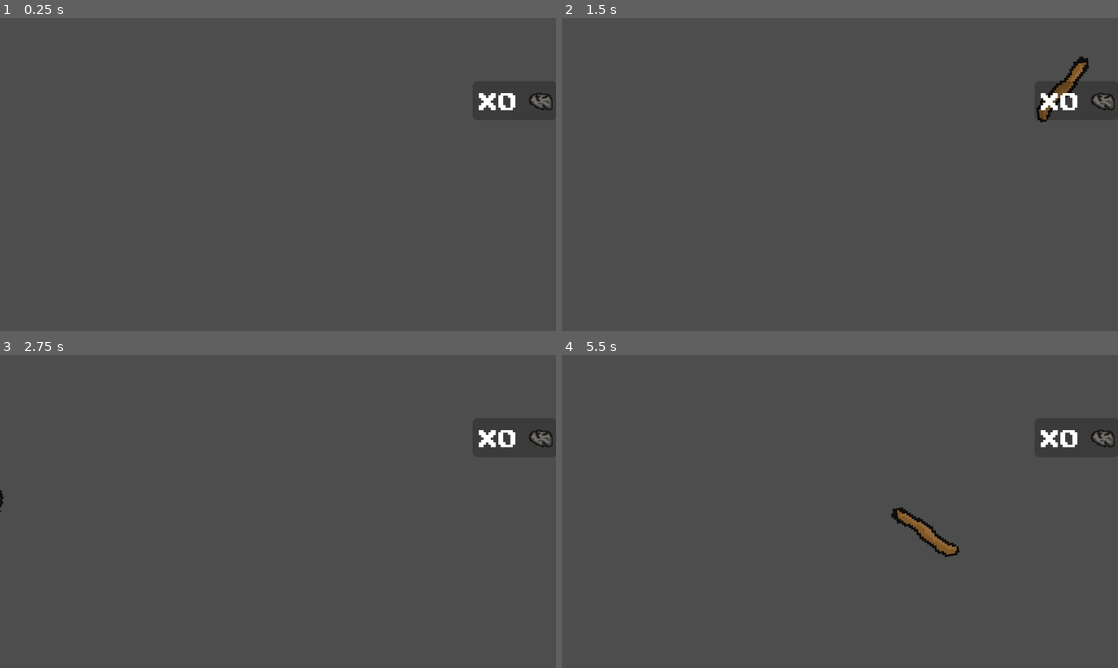
Above: before the commit, frames 1-4 (two rows, left to right).
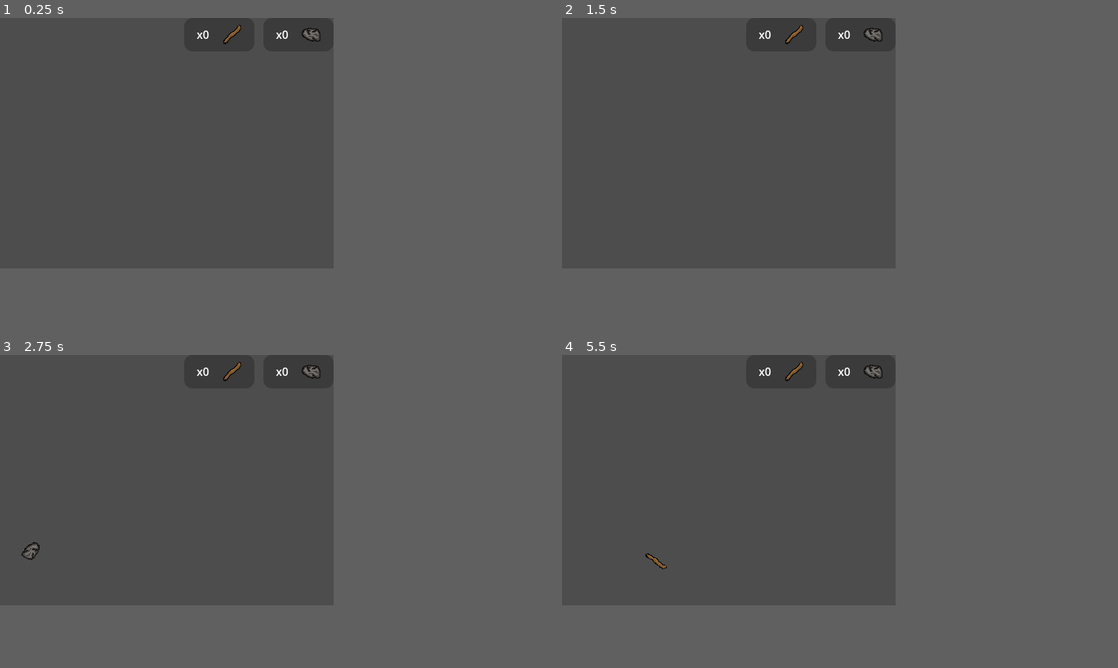
Above: after the commit, the same moments.

Repository: age-of-asparagus/click
Game: Godot game, scene res://sticks_and_stones.tscn
Same seed, same stepped clock (60 frames per second), same inputs: the game is played once before the commit and once after it.
Inputs (mouse positions are in pixels of both pictures, inside the frame that each line leads up to; where the layout moved, square brackets give the same spot in the first picture):
- Up to frame 1 (0.25 s): no input
- Up to frame 2 (1.5 s): tap Enter at 0.5 s; move the mouse to (962, 158) at 0.52 s; press the mouse at (962, 158) at 0.53 s; release the mouse at (962, 158) at 1.25 s; click (578, 124) [1062, 89] at 1.25 s
- Up to frame 3 (2.75 s): click (500, 426) at 2.02 s
- Up to frame 4 (5.5 s): click (612, 599) at 2.77 s; move the mouse to (728, 527) at 3.52 s; click (728, 527) at 3.6 s; tap Space at 4.25 s; move the mouse to (895, 442) at 4.27 s; press the mouse at (895, 442) at 4.28 s; tap Enter at 5 s; move the mouse to (812, 574) at 5.02 s; release the mouse at (812, 574) at 5.03 s; click (812, 574) at 5.1 s
In our replay, the window is 800x450 before the commit and 480x360 after it. These sizes can differ from the game's own. Grey fills any space a smaller window leaves; there, only what the larger window draws over its background counts as a difference.

The runs differ from the first frame. In frame 1, 0.5% of the frame differs, in the area x 35-100%, y 2-30%; in frame 2, 1.1%; in frame 3, 0.6%; in frame 4, 1.2%, in the area x 15-100%, y 2-69%.

Commit message:
updates

Diff:
--- a/Click.tscn
+++ b/Click.tscn
@@ -10,7 +10,6 @@
 load_path = "res://.godot/imported/Tree_1.png-7e653e0549934ad6f1b7f1743cc6c78e.ctex"
 
 [sub_resource type="CompressedTexture2D" id="CompressedTexture2D_m386o"]
-load_path = "res://.godot/imported/Tree_1 (2).png-fd6b04b7c30364f72054048af0eb352c.ctex"
 
 [node name="Click" type="Node2D"]
 y_sort_enabled = true
--- a/Sticks_and_Stones.gd
+++ b/Sticks_and_Stones.gd
@@ -14,7 +14,7 @@
 	if rng.randi_range(0,100) <= 30:
 		var stone = Stone.instantiate()
 		add_child(stone)
-		stone.global_position = Vector2(rng.randi_range(25,1127), rng.randi_range(50,598))
+		stone.global_position = Vector2(rng.randi_range(0,480), rng.randi_range(0,360))
 		stone.rotation = rng.randi_range(0,360)
 	$Stone_spawn_timer.wait_time = rng.randf_range(0.25,1.5)
 	$Stone_spawn_timer.start()
@@ -23,7 +23,7 @@
 	if rng.randi_range(0,100) <= 60:
 		var stick = Stick.instantiate()
 		add_child(stick)
-		stick.global_position = Vector2(rng.randi_range(25,1127), rng.randi_range(50,598))
+		stick.global_position = Vector2(rng.randi_range(0,480), rng.randi_range(0,360))
 		stick.rotation = rng.randi_range(0,360)
 	$Stick_spawn_timer.wait_time = rng.randf_range(0.2,1.25)
 	$Stick_spawn_timer.start()
--- a/project.godot
+++ b/project.godot
@@ -22,8 +22,8 @@
 
 [display]
 
-window/size/viewport_width=1280
-window/size/viewport_height=720
+window/size/viewport_width=480
+window/size/viewport_height=360
 window/stretch/mode="viewport"
 
 [input]
--- a/stick_button.tscn
+++ b/stick_button.tscn
@@ -1,19 +1,19 @@
 [gd_scene load_steps=3 format=3 uid="uid://cfdrhbf07b6b7"]
 
-[ext_resource type="Texture2D" uid="uid://b1v08pg3f4xxo" path="res://Assets/Stick_material.png" id="1_3omv2"]
 [ext_resource type="Script" path="res://stick_button.gd" id="1_3wxgu"]
+[ext_resource type="Texture2D" uid="uid://dqm7koag71jgr" path="res://Assets/Stick_material-1.png.png" id="2_k8vuv"]
 
 [node name="Stick_button" type="Button"]
 offset_right = 11.0
-offset_bottom = 37.0
+offset_bottom = 36.0
 flat = true
 script = ExtResource("1_3wxgu")
 
 [node name="Stick" type="Sprite2D" parent="."]
 texture_filter = 1
-position = Vector2(9.62317, 24.4345)
+position = Vector2(5, 18)
 rotation = -0.754653
-texture = ExtResource("1_3omv2")
+texture = ExtResource("2_k8vuv")
 
 [node name="Disappear timer" type="Timer" parent="."]
 wait_time = 1.5
--- a/sticks_and_stones.tscn
+++ b/sticks_and_stones.tscn
@@ -1,8 +1,8 @@
 [gd_scene load_steps=5 format=3 uid="uid://b8oo54sj4jvrt"]
 
 [ext_resource type="Script" path="res://Sticks_and_Stones.gd" id="1_osq1k"]
-[ext_resource type="Texture2D" uid="uid://cysj8y6ho8bsx" path="res://Assets/Stone_material.png" id="2_nofqp"]
-[ext_resource type="FontFile" uid="uid://bo7gknk7gxrm2" path="res://Fonts/PublicPixel-z84yD.ttf" id="3_o3mvw"]
+[ext_resource type="Texture2D" uid="uid://dqm7koag71jgr" path="res://Assets/Stick_material-1.png.png" id="3_4t7gx"]
+[ext_resource type="Texture2D" uid="uid://vd3un27assnc" path="res://Assets/Stone_material-1.png.png" id="3_jlpdk"]
 
 [sub_resource type="StyleBoxFlat" id="StyleBoxFlat_wueub"]
 bg_color = Color(1, 1, 1, 1)
@@ -14,7 +14,6 @@
 shadow_color = Color(0.607843, 0.607843, 0.607843, 0.6)
 
 [node name="Sticks_and_Stones" type="Node2D"]
-scale = Vector2(5, 5)
 script = ExtResource("1_osq1k")
 
 [node name="Stick_spawn_timer" type="Timer" parent="."]
@@ -26,33 +25,77 @@
 one_shot = true
 autostart = true
 
-[node name="CanvasLayer" type="CanvasLayer" parent="."]
+[node name="Stone_panel" type="Panel" parent="."]
+self_modulate = Color(0, 0, 0, 0.231373)
+offset_left = 379.0
+offset_right = 480.0
+offset_bottom = 48.0
+theme_override_styles/panel = SubResource("StyleBoxFlat_wueub")
+metadata/_edit_group_ = true
 
-[node name="Panel" type="Panel" parent="CanvasLayer"]
+[node name="TextureRect" type="TextureRect" parent="Stone_panel"]
+texture_filter = 1
+layout_mode = 1
+anchors_preset = 6
+anchor_left = 1.0
+anchor_top = 0.5
+anchor_right = 1.0
+anchor_bottom = 0.5
+offset_left = -64.0
+offset_top = -32.0
+offset_bottom = 32.0
+grow_horizontal = 0
+grow_vertical = 2
+texture = ExtResource("3_jlpdk")
+
+[node name="Label" type="Label" parent="Stone_panel"]
+layout_mode = 1
+anchors_preset = 4
+anchor_top = 0.5
+anchor_bottom = 0.5
+offset_top = -39.0
+offset_right = 55.0
+offset_bottom = 39.0
+grow_vertical = 2
+text = "x0"
+horizontal_alignment = 1
+vertical_alignment = 1
+
+[node name="Stick_panel" type="Panel" parent="."]
 self_modulate = Color(0, 0, 0, 0.231373)
-offset_left = 1088.0
-offset_top = 145.0
-offset_right = 1282.0
-offset_bottom = 235.0
+offset_left = 265.0
+offset_right = 366.0
+offset_bottom = 48.0
 theme_override_styles/panel = SubResource("StyleBoxFlat_wueub")
+metadata/_edit_group_ = true
 
-[node name="stone_label" type="Sprite2D" parent="CanvasLayer/Panel"]
-top_level = true
+[node name="TextureRect" type="TextureRect" parent="Stick_panel"]
 texture_filter = 1
-position = Vector2(1248, 208)
-scale = Vector2(2, 2)
-texture = ExtResource("2_nofqp")
+layout_mode = 1
+anchors_preset = 6
+anchor_left = 1.0
+anchor_top = 0.5
+anchor_right = 1.0
+anchor_bottom = 0.5
+offset_left = -64.0
+offset_top = -32.0
+offset_bottom = 32.0
+grow_horizontal = 0
+grow_vertical = 2
+texture = ExtResource("3_4t7gx")
 
-[node name="Label" type="Label" parent="CanvasLayer/Panel"]
-top_level = true
-layout_mode = 2
-offset_left = 1102.0
-offset_top = 167.0
-offset_right = 1192.0
-offset_bottom = 234.0
-theme_override_fonts/font = ExtResource("3_o3mvw")
-theme_override_font_sizes/font_size = 45
-text = "X0"
+[node name="Label" type="Label" parent="Stick_panel"]
+layout_mode = 1
+anchors_preset = 4
+anchor_top = 0.5
+anchor_bottom = 0.5
+offset_top = -39.0
+offset_right = 55.0
+offset_bottom = 39.0
+grow_vertical = 2
+text = "x0"
+horizontal_alignment = 1
+vertical_alignment = 1
 
 [connection signal="timeout" from="Stick_spawn_timer" to="." method="_on_stick_spawn_timer_timeout"]
 [connection signal="timeout" from="Stone_spawn_timer" to="." method="_on_stone_spawn_timer_timeout"]
--- a/stone_button.gd
+++ b/stone_button.gd
@@ -1,10 +1,11 @@
 extends Button
 
+var acceleration = 0
 
 func _on_disappear_timer_timeout():
 	queue_free()
 
 
 func _on_button_down():
-	Global.stones += 1
-	queue_free()
+	disabled = true
+	$AnimationPlayer.play("size")
--- a/stone_button.tscn
+++ b/stone_button.tscn
@@ -1,7 +1,43 @@
-[gd_scene load_steps=3 format=3 uid="uid://dg065rqv367lt"]
+[gd_scene load_steps=6 format=3 uid="uid://dg065rqv367lt"]
 
-[ext_resource type="Texture2D" uid="uid://cysj8y6ho8bsx" path="res://Assets/Stone_material.png" id="1_h8sma"]
 [ext_resource type="Script" path="res://stone_button.gd" id="1_qnnn0"]
+[ext_resource type="Texture2D" uid="uid://vd3un27assnc" path="res://Assets/Stone_material-1.png.png" id="2_iqjpu"]
+
+[sub_resource type="Animation" id="Animation_f02gc"]
+resource_name = "size"
+tracks/0/type = "value"
+tracks/0/imported = false
+tracks/0/enabled = true
+tracks/0/path = NodePath("Stone:scale")
+tracks/0/interp = 1
+tracks/0/loop_wrap = true
+tracks/0/keys = {
+"times": PackedFloat32Array(0, 1),
+"transitions": PackedFloat32Array(1, 1),
+"update": 0,
+"values": [Vector2(1, 1), Vector2(0.3, 0.3)]
+}
+
+[sub_resource type="Animation" id="Animation_r14pj"]
+length = 0.001
+tracks/0/type = "value"
+tracks/0/imported = false
+tracks/0/enabled = true
+tracks/0/path = NodePath("Stone:scale")
+tracks/0/interp = 1
+tracks/0/loop_wrap = true
+tracks/0/keys = {
+"times": PackedFloat32Array(0),
+"transitions": PackedFloat32Array(1),
+"update": 0,
+"values": [Vector2(1, 1)]
+}
+
+[sub_resource type="AnimationLibrary" id="AnimationLibrary_5ax1x"]
+_data = {
+"RESET": SubResource("Animation_r14pj"),
+"size": SubResource("Animation_f02gc")
+}
 
 [node name="Stone_button" type="Button"]
 offset_right = 29.0
@@ -11,12 +47,17 @@
 
 [node name="Stone" type="Sprite2D" parent="."]
 texture_filter = 1
-position = Vector2(16, 19)
-texture = ExtResource("1_h8sma")
+position = Vector2(15, 11)
+texture = ExtResource("2_iqjpu")
 
 [node name="Disappear timer" type="Timer" parent="."]
 wait_time = 1.25
 autostart = true
 
+[node name="AnimationPlayer" type="AnimationPlayer" parent="."]
+libraries = {
+"": SubResource("AnimationLibrary_5ax1x")
+}
+
 [connection signal="button_down" from="." to="." method="_on_button_down"]
 [connection signal="timeout" from="Disappear timer" to="." method="_on_disappear_timer_timeout"]
Binary file added: Assets/Stick_material-1.png.png
Not shown, changed: Assets/Stick_material-1.png.png.import
Binary file removed: Assets/Stick_material.png
Binary file added: Assets/Stone_material-1.png.png
Not shown, changed: Assets/Stone_material-1.png.png.import
Binary file removed: Assets/Stone_material.png
